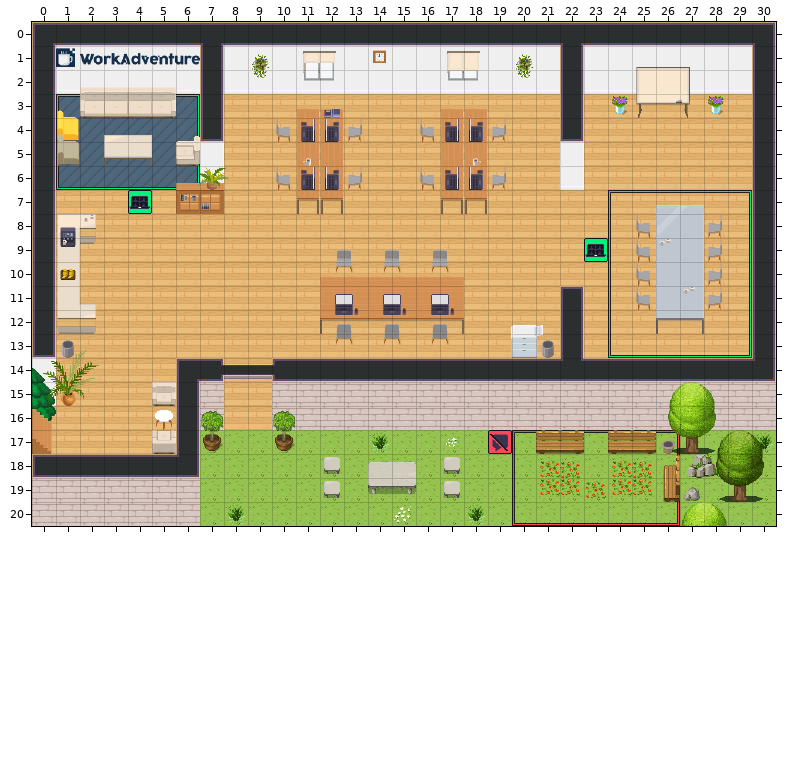
Tiled map (JSON) -- map.tmj. The picture above is the old version.
Cells are 32x32 px. Shown: x 0..30, y 0..20.
New version:
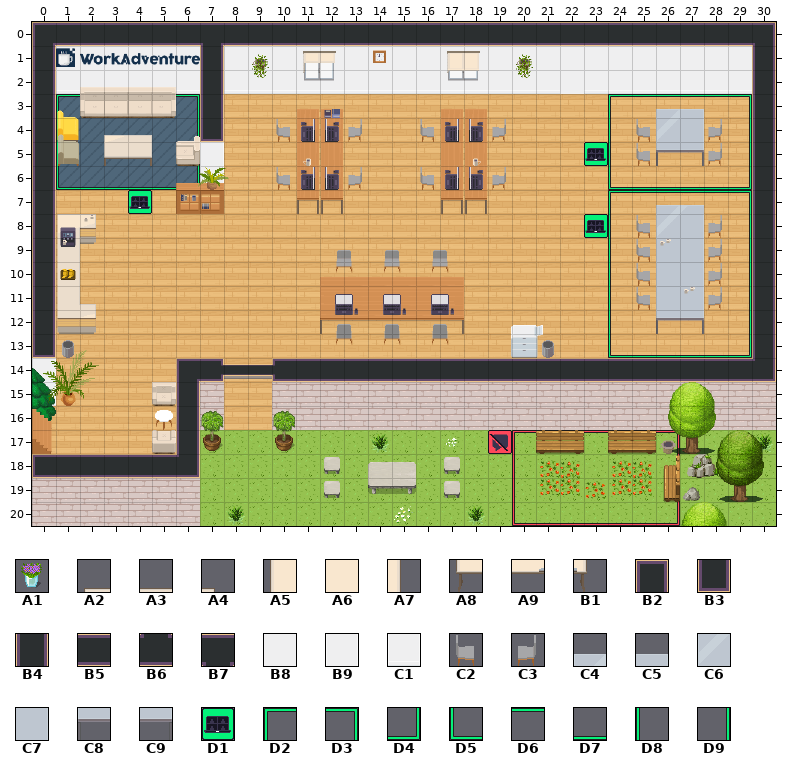
Key: from "WA_Decoration": A1 92; from "WA_Miscellaneous": A2 33, A3 34, A4 35, A5 43, A6 44, A7 45, A8 53, A9 54, B1 55; from "WA_Room_Builder": B2 31, B3 56, B4 102, B5 104, B6 110, B7 160, B8 203, B9 280, C1 305; from "WA_Seats": C2 119, C3 120; from "WA_Tables": C4 5, C5 7, C6 15, C7 17, C8 25, C9 27; from "WA_User_Interface": D1 21, D2 161, D3 162, D4 163, D5 164, D6 165, D7 166, D8 167, D9 168.
__ is an empty cell.
Commit message: feat: second meeting room, labels
Changes in this commit:
Layer "floor/floor2":
y 3: x 24..29 __ __ __ __ __ __ -> D2 D6 D6 D6 D6 D3
y 4: x 24 __ -> D8; x 29 __ -> D9
y 5: x 23..24 __ __ -> D1 D8; x 29 __ -> D9
y 6: x 24..29 __ __ __ __ __ __ -> D5 D7 D7 D7 D7 D4
y 8: x 23 __ -> D1
y 9: x 23 D1 -> __
Layer "walls/walls1":
y 0: x 22 B7 -> B5
y 1..2: x 22 B4 -> B8
y 3: x 22 B4 -> __
y 4: x 22 B3 -> __
y 5: x 22 B9 -> __
y 6: x 22 C1 -> __
y 11: x 22 B2 -> __
y 12..13: x 22 B4 -> __
y 14: x 22 B6 -> B5
Layer "furniture/furniture1":
y 3: x 24 A1 -> __; x 28 A1 -> __
Layer "furniture/furniture2":
y 1: x 25..27 A2 A3 A4 -> __ __ __
y 2: x 25..27 A5 A6 A7 -> __ __ __
y 3: x 25..27 A8 A9 B1 -> __ C4 C5
y 4: x 25..28 __ __ __ __ -> C2 C6 C7 C3
y 5: x 25..28 __ __ __ __ -> C2 C8 C9 C3
Changed places in both pictures, as pixel boxes (x1, y1, x2, y2):
changed: (560, 43, 752, 190)
changed: (584, 214, 608, 262)
changed: (560, 286, 584, 361)
